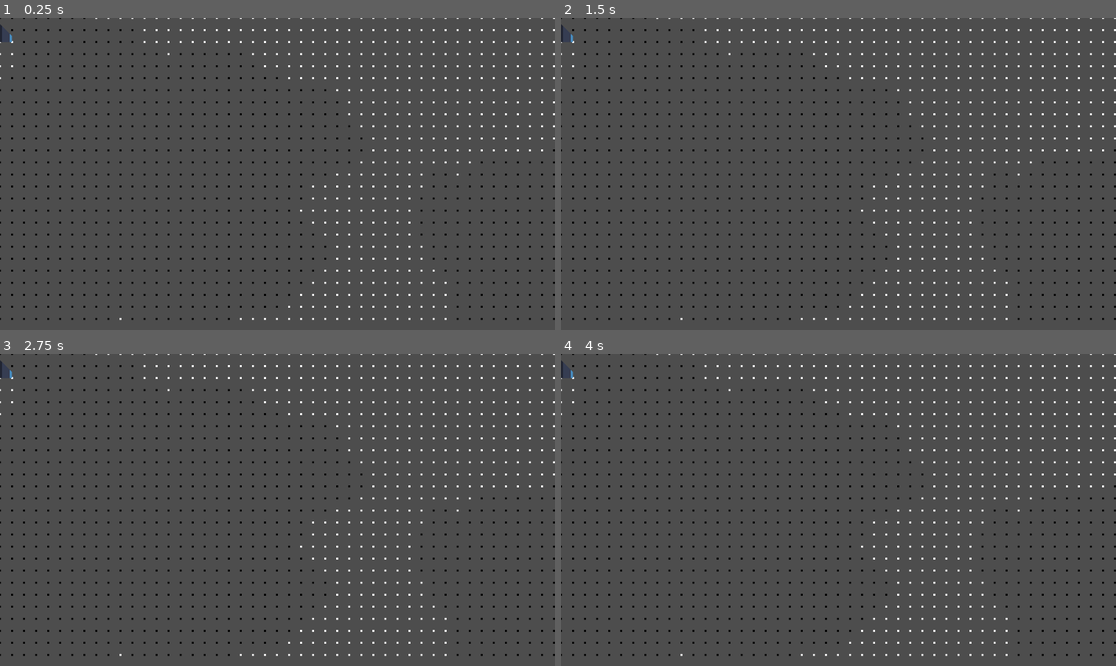
Above: before the commit, frames 1-4 (two rows, left to right).
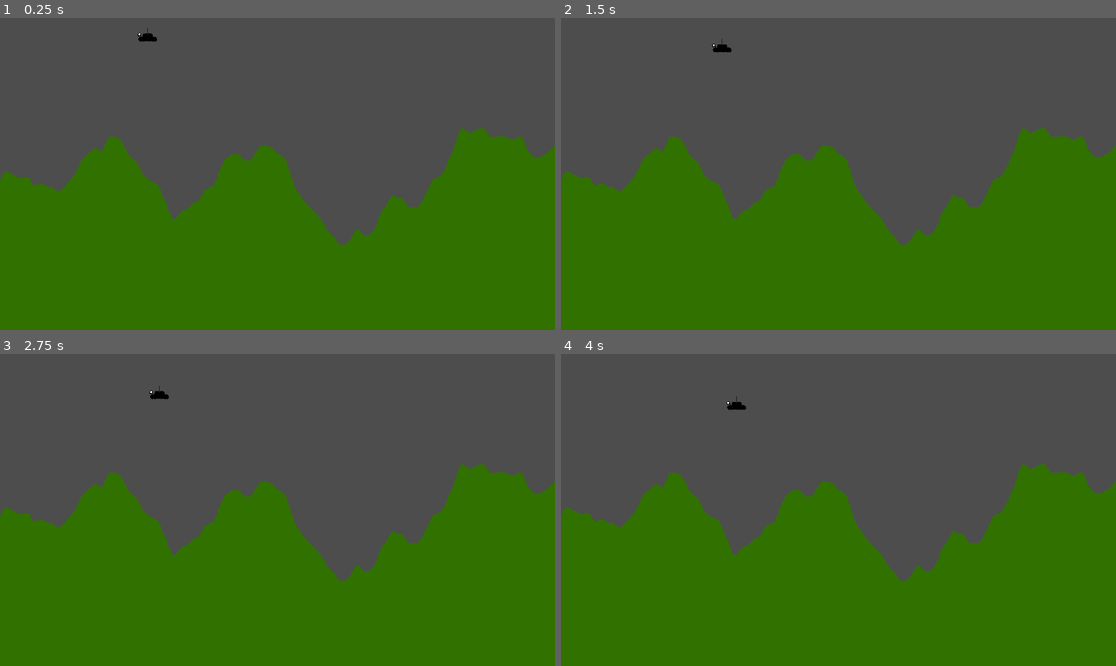
Above: after the commit, the same moments.

Repository: hiemas-lerastad/Tanks-Redux
Game: Godot game, scene res://Scenes/Terrain/Marching Squares/Test.tscn
The game is run twice, just before and just after one commit, with the same random seed, the same clock (stepped at 60 frames per second) and the same inputs. This scene is started directly instead of the project's main scene. The engine's default icon, where the game draws it, is replaced by a stand-in: a white triangle on a blue panel in a dark square.
Inputs (mouse positions are in pixels of both pictures, inside the frame that each line leads up to):
- Up to frame 1 (0.25 s): no input
- Up to frame 2 (1.5 s): move the mouse to (960, 158) at 0.52 s; press the mouse at (960, 158) at 0.53 s; hold D (right) from 0.53 s (still down); tap Enter at 1.25 s; move the mouse to (727, 189) at 1.27 s; release the mouse at (727, 189) at 1.28 s; click (727, 189) at 1.35 s
- Up to frame 3 (2.75 s): move the mouse to (333, 441) at 2.02 s; release D (right) at 2.03 s; press the mouse at (333, 441) at 2.03 s; hold A (left) from 2.03 s (still down)
- Up to frame 4 (4 s): move the mouse to (810, 572) at 2.77 s; release A (left) at 2.78 s; release the mouse at (810, 572) at 2.78 s; hold D (right) from 2.78 s (still down); click (810, 572) at 2.85 s; move the mouse to (1005, 556) at 3.52 s; press the mouse at (1005, 556) at 3.53 s

The runs differ from the first frame. In frame 1, 51% of the frame differs, in the area x 0-100%, y 0-100%; in frame 2, 51%; in frame 3, 51%; in frame 4, 51%.
Error before the commit: Trying to assign value of type 'Dictionary' to a variable of type 'Array'. (res://Scripts/Terrain/Marching)

Commit message:
Marhcing square random generation working

Diff:
--- a/Scenes/Player/tank.tscn
+++ b/Scenes/Player/tank.tscn
@@ -5,8 +5,7 @@
 [ext_resource type="Texture2D" uid="uid://cuctd1y4tc270" path="res://Assets/Sprites/Player/turret.png" id="2_ljydc"]
 [ext_resource type="Script" path="res://Scripts/Components/_input_component.gd" id="2_n0vqo"]
 
-[sub_resource type="CapsuleShape2D" id="CapsuleShape2D_3ot6a"]
-radius = 13.5
+[sub_resource type="CapsuleShape2D" id="CapsuleShape2D_201yt"]
 height = 64.0
 
 [sub_resource type="SceneReplicationConfig" id="SceneReplicationConfig_otgro"]
@@ -14,10 +13,12 @@
 properties/0/spawn = true
 properties/0/replication_mode = 2
 
-[node name="tank" type="CharacterBody2D"]
+[node name="tank" type="CharacterBody2D" node_paths=PackedStringArray("body")]
 texture_filter = 1
 collision_layer = 2
+floor_max_angle = 1.39626
 script = ExtResource("1_bffw6")
+body = NodePath("body")
 
 [node name="_input_component" type="Node" parent="." node_paths=PackedStringArray("controls")]
 script = ExtResource("2_n0vqo")
@@ -31,9 +32,9 @@
 texture = ExtResource("2_ljydc")
 
 [node name="CollisionShape2D" type="CollisionShape2D" parent="."]
-position = Vector2(0, 9.5)
+position = Vector2(0, 12)
 rotation = 1.5708
-shape = SubResource("CapsuleShape2D_3ot6a")
+shape = SubResource("CapsuleShape2D_201yt")
 
 [node name="MultiplayerSynchronizer" type="MultiplayerSynchronizer" parent="."]
 replication_config = SubResource("SceneReplicationConfig_otgro")
--- a/Scenes/Terrain/Marching Squares/Square.tscn
+++ b/Scenes/Terrain/Marching Squares/Square.tscn
@@ -1,13 +1,16 @@
-[gd_scene load_steps=3 format=3 uid="uid://c8rt2gk22dhxm"]
+[gd_scene load_steps=2 format=3 uid="uid://c8rt2gk22dhxm"]
 
 [ext_resource type="Script" path="res://Scripts/Terrain/Marching Squares/Square.gd" id="1_2w2nw"]
-[ext_resource type="Texture2D" uid="uid://g0sdbhn8ml8k" path="res://icon.svg" id="2_hfn6r"]
 
 [node name="Square" type="CollisionPolygon2D" node_paths=PackedStringArray("visible_polygon", "collision_polygon")]
+show_behind_parent = true
 script = ExtResource("1_2w2nw")
 visible_polygon = NodePath("Polygon2D")
 collision_polygon = NodePath(".")
 
 [node name="Polygon2D" type="Polygon2D" parent="."]
 texture_repeat = 2
-texture = ExtResource("2_hfn6r")
+color = Color(0.192503, 0.44321, 1.05888e-06, 1)
+antialiased = true
+
+[node name="Node2D" type="Node2D" parent="."]
--- a/Scenes/Terrain/Marching Squares/Test.tscn
+++ b/Scenes/Terrain/Marching Squares/Test.tscn
@@ -1,11 +1,16 @@
-[gd_scene load_steps=3 format=3 uid="uid://ciht2tcxuqcvo"]
+[gd_scene load_steps=4 format=3 uid="uid://ciht2tcxuqcvo"]
 
 [ext_resource type="Script" path="res://Scripts/Terrain/Marching Squares/SquareManager.gd" id="1_nlywu"]
 [ext_resource type="PackedScene" uid="uid://c8rt2gk22dhxm" path="res://Scenes/Terrain/Marching Squares/Square.tscn" id="2_ttqaj"]
+[ext_resource type="PackedScene" uid="uid://m03xo3rkc33r" path="res://Scenes/Player/tank.tscn" id="3_ncci5"]
 
 [node name="Test" type="Node2D"]
 
-[node name="Squares" type="Node2D" parent="."]
+[node name="Squares" type="StaticBody2D" parent="."]
 script = ExtResource("1_nlywu")
 dot_color_filled = Color(1, 1, 1, 1)
 square_scene = ExtResource("2_ttqaj")
+
+[node name="1" parent="." instance=ExtResource("3_ncci5")]
+position = Vector2(510, 51)
+spawn_position = Vector2(510, 51)
--- a/Scripts/Player/tank.gd
+++ b/Scripts/Player/tank.gd
@@ -2,6 +2,7 @@
 extends CharacterBody2D
 
 @export var spawn_position: Vector2;
+@export var body: Sprite2D;
 
 func _enter_tree():
 	set_multiplayer_authority(str(name).to_int())
--- a/Scripts/Terrain/Marching Squares/SquareManager.gd
+++ b/Scripts/Terrain/Marching Squares/SquareManager.gd
@@ -2,7 +2,7 @@
 extends Node2D;
 
 @export_category("Settings")
-@export var grid_scale: int = 25;
+@export var grid_scale: int = 10;
 @export var dot_size: float = 2.5;
 @export var size_width: int;
 @export var size_height: int;
@@ -17,60 +17,155 @@
 @export_category("Scenes")
 @export var square_scene: PackedScene;
 
-var matrix: Array = [];
+var matrix: Array[Array] = [];
+var squares_matrix: Array[Array] = [[]];
 
 var configurations: Dictionary = {
-	0: [],
+	0: {
+		"points": [],
+		"skews": {}
+	},
 	bin2int("1111"): {
 		"points": ["a", "b", "c", "d"],
-		"skews": []
+		"skews": {}
 	},
 
 	# 1 Dot
-	bin2int("0001"): ["a", "e", "h"],
-	bin2int("0010"): ["e", "b", "f"],
-	bin2int("0100"): ["f", "c", "g"],
-	bin2int("1000"): ["g", "d", "h"],
+	bin2int("0001"): {
+		"points":  ["a", "e", "h"],
+		"skews": {
+			"e": "a",
+			"h": "a",
+		}
+	},
+	bin2int("0010"): {
+		"points":  ["e", "b", "f"],
+		"skews": {
+			"e": "b",
+			"f": "b",
+		}
+	},
+	bin2int("0100"): {
+		"points":  ["f", "c", "g"],
+		"skews": {
+			"f": "c",
+			"g": "c",
+		}
+	},
+	bin2int("1000"): {
+		"points":  ["g", "d", "h"],
+		"skews": {
+			"g": "d",
+			"h": "d",
+		}
+	},
 
 	# 2 Dots
-	bin2int("0011"): ["a", "b", "f", "h"],
-	bin2int("0110"): ["e", "b", "c", "g"],
-	bin2int("1100"): ["h", "f", "c", "d"],
-	bin2int("1001"): ["a", "e", "g", "d"],
-
-	bin2int("0101"): ["h", "a", "e", "f", "c", "g"],
-	bin2int("1010"): ["h", "e", "b", "f", "g", "d"],
+	bin2int("0011"): {
+		"points":  ["a", "b", "f", "h"],
+		"skews": {
+			"h": "a",
+			"f": "b",
+		}
+	},
+	bin2int("0110"): {
+		"points":  ["e", "b", "c", "g"],
+		"skews": {
+			"e": "b",
+			"g": "c",
+		}
+	},
+	bin2int("1100"): {
+		"points":  ["h", "f", "c", "d"],
+		"skews": {
+			"h": "d",
+			"f": "c",
+		}
+	},
+	bin2int("1001"): {
+		"points":  ["a", "e", "g", "d"],
+		"skews": {
+			"e": "a",
+			"g": "d",
+		}
+	},
+
+	bin2int("0101"): {
+		"points":  ["h", "a", "e", "f", "c", "g"],
+		"skews": {
+			"h": "a",
+			"e": "a",
+			"f": "c",
+			"g": "c",
+		}
+	},
+	bin2int("1010"): {
+		"points":  ["h", "e", "b", "f", "g", "d"],
+		"skews": {
+			"e": "b",
+			"f": "b",
+			"h": "d",
+			"g": "d",
+		}
+	},
 
 	# 3 Dots
-	bin2int("0111"): ["h", "a", "b", "c", "g"],
-	bin2int("1110"): ["h", "e", "b", "c", "d"],
-	bin2int("1101"): ["a", "e", "f", "c", "d"],
-	bin2int("1011"): ["a", "b", "f", "g", "d"]
+	bin2int("0111"): {
+		"points":  ["h", "a", "b", "c", "g"],
+		"skews": {
+			"h": "a",
+			"g": "c",
+		}
+	},
+	bin2int("1110"): {
+		"points":  ["h", "e", "b", "c", "d"],
+		"skews": {
+			"h": "d",
+			"e": "b",
+		}
+	},
+	bin2int("1101"): {
+		"points":  ["a", "e", "f", "c", "d"],
+		"skews": {
+			"e": "a",
+			"f": "c",
+		}
+	},
+	bin2int("1011"): {
+		"points":  ["a", "b", "f", "g", "d"],
+		"skews": {
+			"f": "b",
+			"g": "d",
+		}
+	}
 }
 
 func _ready() -> void:
 	size_width = (get_viewport().content_scale_size.x / grid_scale) + 1;
-	size_height = (get_viewport().content_scale_size.y / grid_scale) + 1;
-	print(size_width)
+	size_height = (get_viewport().content_scale_size.y / grid_scale) + 2;
+
 	randomize();
 
 	noise = FastNoiseLite.new();
 	noise.noise_type = FastNoiseLite.TYPE_PERLIN;
+	noise.frequency = 0.02
 	noise.seed = randi();
 
-	update_grid_values()
+	set_initial_grid()
 
 	for x in range(0, matrix.size() - 1):
 		for y in range(0, matrix[x].size() - 1):
-			var a_value: float = matrix[x][y];
-			var b_value: float = matrix[x + 1][y];
-			var c_value: float = matrix[x + 1][y + 1];
-			var d_value: float = matrix[x][y + 1];
-
-			var a: Vector2 = Vector2(x, y) * grid_scale;
-			var b: Vector2 = Vector2(x + 1, y) * grid_scale;
+			var values: Dictionary = {
+				"a": matrix[x][y],
+				"b": matrix[x + 1][y],
+				"c": matrix[x + 1][y + 1],
+				"d": matrix[x][y + 1],
+			}
+
+			var a: Vector2 = (Vector2(x, y) * grid_scale) - Vector2(0.1, 0.1);
+			var b: Vector2 = (Vector2(x + 1, y) * grid_scale) - Vector2(0, 0.1);
 			var c: Vector2 = Vector2(x + 1, y + 1) * grid_scale;
-			var d: Vector2 = Vector2(x, y + 1) * grid_scale;
+			var d: Vector2 = (Vector2(x, y + 1) * grid_scale) - Vector2(0.1, 0);
 
 			var e = ((b - a) / 2) + a;
 			var f = ((c - b) / 2) + b;
@@ -88,44 +183,123 @@
 				"h": h
 			}
 
-			var configuration: int = a_value * pow(2,0) + b_value * pow(2,1) + c_value * pow(2, 2) + d_value * pow(2, 3);
-			var points_to_connect: Array = configurations[configuration];
-			print('------')
+			var configuration: int = ceil(values["a"]) * pow(2,0) + ceil(values["b"]) * pow(2,1) + ceil(values["c"]) * pow(2, 2) + ceil(values["d"]) * pow(2, 3);
+			var points_to_connect: Array = configurations[configuration].points;
 			var polygon_points: Array[Vector2];
-			print(points_to_connect)
+
+			for skew_key in configurations[configuration].skews:
+				var skew_value_key = configurations[configuration].skews[skew_key]
+				var point_to_skew = points_dictionary[skew_key];
+				var point_to_skew_by = points_dictionary[skew_value_key];
+
+				if point_to_skew_by < point_to_skew:
+					point_to_skew = point_to_skew_by + ((point_to_skew - point_to_skew_by) * Vector2(values[skew_value_key], values[skew_value_key]))
+				else:
+					point_to_skew = point_to_skew_by - ((point_to_skew_by - point_to_skew) * Vector2(values[skew_value_key], values[skew_value_key]))
+
+				points_dictionary[skew_key] = point_to_skew;
+
+
 			for point in points_to_connect:
 				polygon_points.append(points_dictionary[point])
 
 			var square: Square = square_scene.instantiate();
 			square.position = Vector2(x, y) / (grid_scale);
-			#square.visible_polygon.polygon = [square.position, square.position + Vector2(grid_scale, 0), square.position + Vector2(grid_scale, grid_scale), square.position + Vector2(0, grid_scale)]
-			#square.collision_polygon.polygon = [square.position, square.position + Vector2(grid_scale, 0), square.position + Vector2(grid_scale, grid_scale), square.position + Vector2(0, grid_scale)]
+
 			square.visible_polygon.polygon = polygon_points;
 			square.collision_polygon.polygon = polygon_points;
-			add_child(square)
-
-func update_grid_values() -> void:
+			add_child(square);
+
+			if not x == 0:
+				squares_matrix.append([]);
+			elif squares_matrix[x]:
+				squares_matrix.append([]);
+			if squares_matrix[x].size() <= y:
+				squares_matrix[x].append(square);
+			else:
+				squares_matrix[x][y] = square;
+
+
+func set_initial_grid() -> void:
 	matrix.clear()
 	matrix = []
 	for x in range(size_width):
 		matrix.append([])
 		matrix[x].resize(size_height)
-
 		for y in range(size_height):
-			var noiseValue = noise.get_noise_2d(x, y);
-			if noiseValue > 0:
+			var noiseValue = noise.get_noise_2d(x, 1);
+
+			if ((noiseValue + 1) / 2) * size_height < y:
 				matrix[x][y] = 1;
+			elif ((noiseValue + 1) / 2) * size_height < y + 1:
+				matrix[x][y] = (y + 1) - (((noiseValue + 1) / 2) * size_height)
 			else:
 				matrix[x][y] = 0;
 
-func _draw() -> void:
-	# Dots
-	for x in range(matrix.size()):
-		for y in range(matrix[x].size()):
-			if matrix[x][y] == 0:
-				draw_circle(Vector2(x, y) * (grid_scale), dot_size, dot_color_empty);
-			else:
-				draw_circle(Vector2(x, y) * (grid_scale), dot_size, dot_color_filled);
+#func _draw() -> void:
+	## Dots
+	#for x in range(matrix.size()):
+		#for y in range(matrix[x].size()):
+			#if matrix[x][y] == 0:
+				#draw_circle(Vector2(x, y) * (grid_scale), dot_size, dot_color_empty);
+			#else:
+				#draw_circle(Vector2(x, y) * (grid_scale), dot_size, dot_color_filled);
+
+func update_polygons() -> void:
+	for x in range(0, matrix.size() - 1):
+		for y in range(0, matrix[x].size() - 1):
+			var values: Dictionary = {
+				"a": matrix[x][y],
+				"b": matrix[x + 1][y],
+				"c": matrix[x + 1][y + 1],
+				"d": matrix[x][y + 1],
+			}
+
+			var a: Vector2 = (Vector2(x, y) * grid_scale) - Vector2(0.1, 0.1);
+			var b: Vector2 = (Vector2(x + 1, y) * grid_scale) - Vector2(0, 0.1);
+			var c: Vector2 = Vector2(x + 1, y + 1) * grid_scale;
+			var d: Vector2 = (Vector2(x, y + 1) * grid_scale) - Vector2(0.1, 0);
+
+			var e = ((b - a) / 2) + a;
+			var f = ((c - b) / 2) + b;
+			var g = ((d - c) / 2) + c;
+			var h = ((d - a) / 2) + a;
+
+			var points_dictionary: Dictionary = {
+				"a": a,
+				"b": b,
+				"c": c,
+				"d": d,
+				"e": e,
+				"f": f,
+				"g": g,
+				"h": h
+			}
+
+			var configuration: int = ceil(values["a"]) * pow(2,0) + ceil(values["b"]) * pow(2,1) + ceil(values["c"]) * pow(2, 2) + ceil(values["d"]) * pow(2, 3);
+			var points_to_connect: Array = configurations[configuration].points;
+			var polygon_points: Array[Vector2];
+
+			for skew_key in configurations[configuration].skews:
+				var skew_value_key = configurations[configuration].skews[skew_key]
+				var point_to_skew = points_dictionary[skew_key];
+				var point_to_skew_by = points_dictionary[skew_value_key];
+
+				if point_to_skew_by < point_to_skew:
+					point_to_skew = point_to_skew_by + ((point_to_skew - point_to_skew_by) * Vector2(values[skew_value_key], values[skew_value_key]))
+				else:
+					point_to_skew = point_to_skew_by - ((point_to_skew_by - point_to_skew) * Vector2(values[skew_value_key], values[skew_value_key]))
+
+				points_dictionary[skew_key] = point_to_skew;
+
+			for point in points_to_connect:
+				polygon_points.append(points_dictionary[point])
+
+			var square: Square = squares_matrix[x][y];
+			square.position = Vector2(x, y) / (grid_scale);
+
+			square.visible_polygon.polygon = polygon_points;
+			square.collision_polygon.polygon = polygon_points;
 
 func bin2int(bin_str) -> int:
 	var out: int = 0;
--- a/project.godot
+++ b/project.godot
@@ -14,6 +14,11 @@
 run/main_scene="res://Scenes/Game.tscn"
 config/features=PackedStringArray("4.3", "Forward Plus")
 config/icon="res://icon.svg"
+
+[display]
+
+window/size/viewport_width=1920
+window/size/viewport_height=1080
 
 [dotnet]
 
